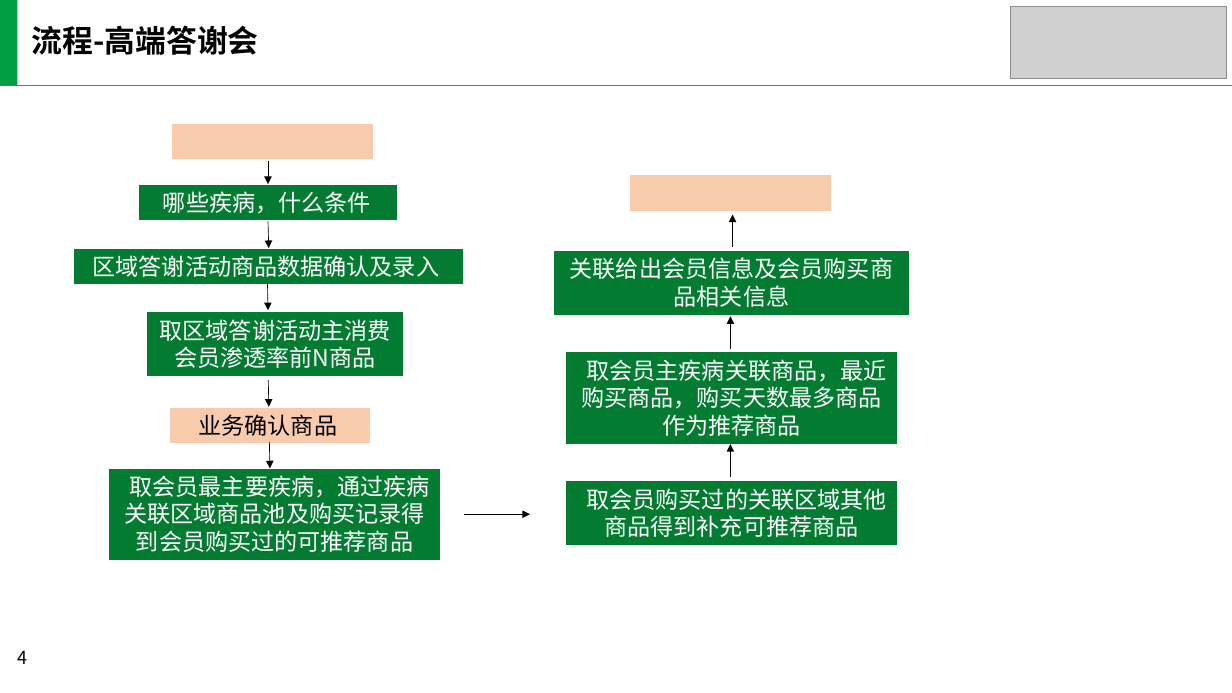
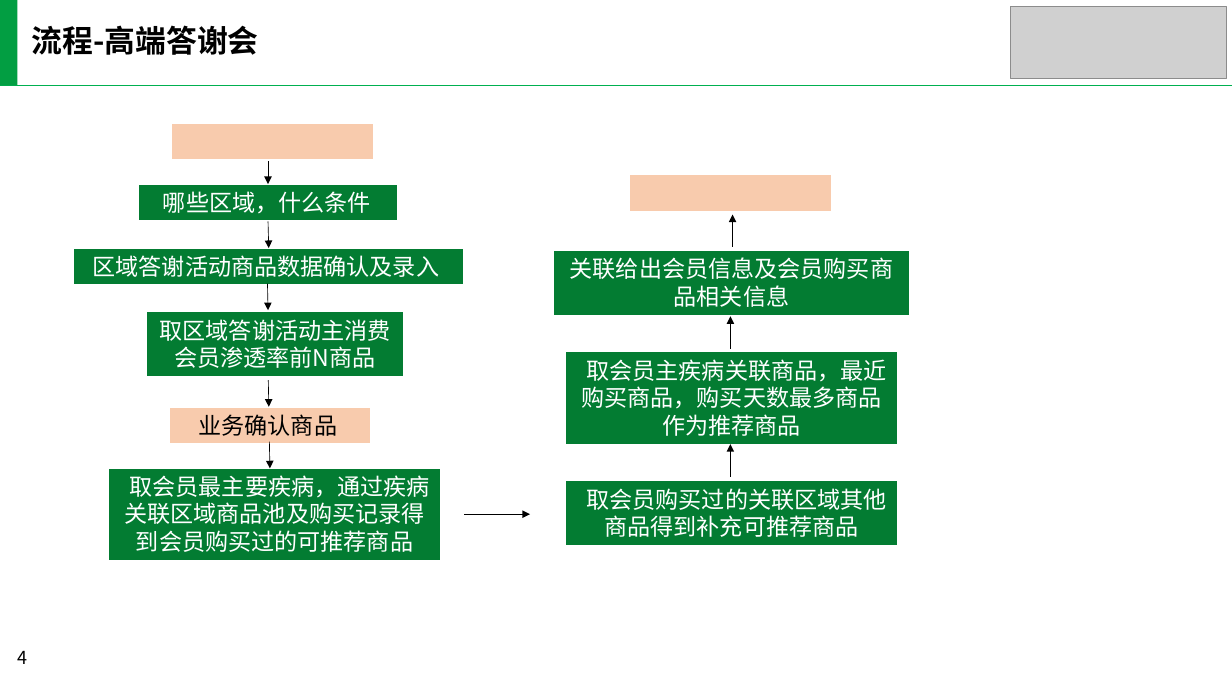
Before and after one commit to yaobozhang/YF_EB, a slide deck: slide 4 of 会员体系/精准营销/电商v2.0/疾病_活动/线下活动流程.pptx. Drawn at 1232x693 pixels with LibreOffice and Linux fonts; fonts in the diff are those of the drawing; grey boxes stand for pictures; background and template pictures are left out. Boxes give left, top, right and bottom in pixels: in the first picture for what was removed or moved away, otherwise in the second. Text is boxed around its words. In the diff, an @@ line names an element or a change of style, - is before the commit and + after.

```diff
--- a/会员体系/精准营销/电商v2.0/疾病_活动/线下活动流程.pptx
+++ b/会员体系/精准营销/电商v2.0/疾病_活动/线下活动流程.pptx
@@ text in rectangle at (x1=163, y1=191, x2=371, y2=214): text changed @@
-哪些疾病，什么条件
+哪些区域，什么条件
```
Also in this commit, not shown: 2 other files.
